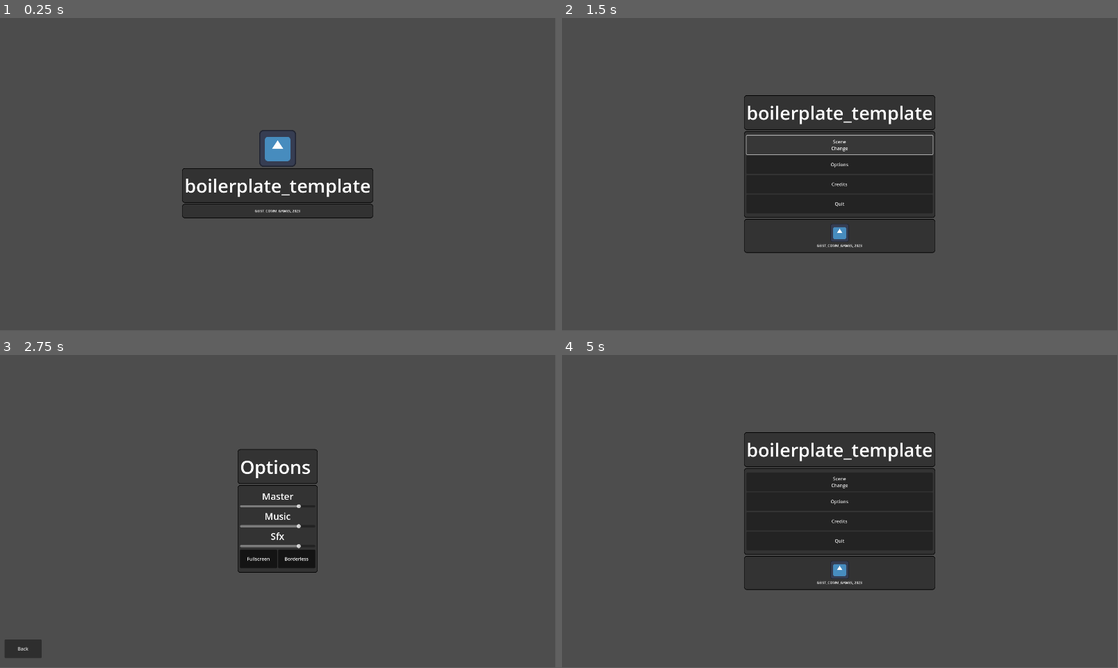
Above: before the commit, frames 1-4 (two rows, left to right).
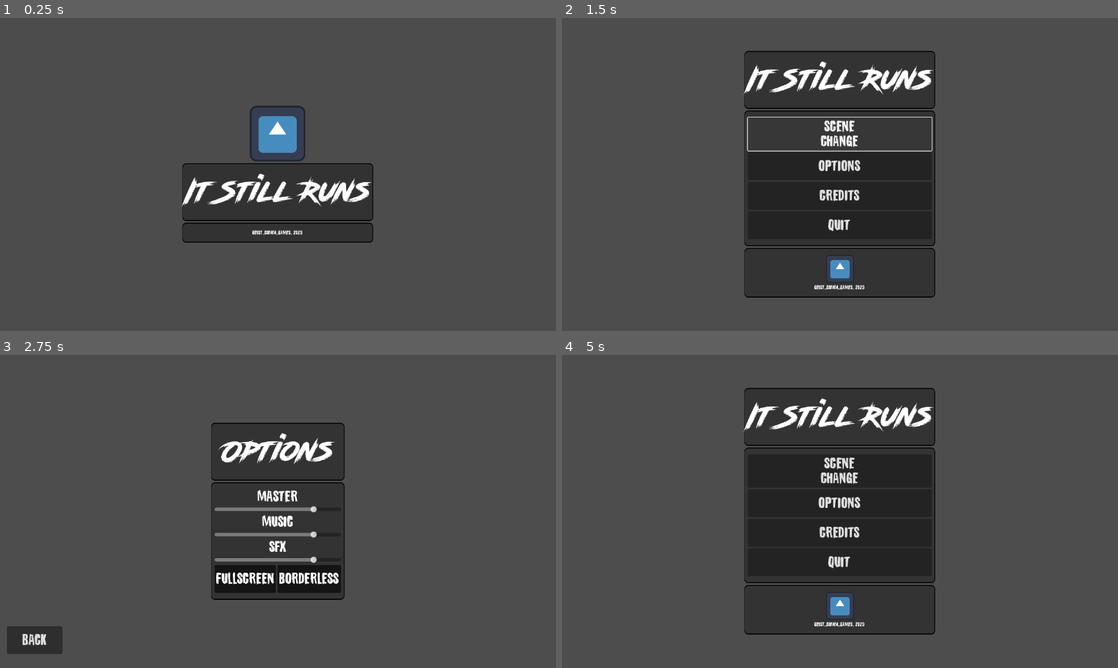
Above: after the commit, the same moments.

Repository: mperez68/wild-jam-89
Game: Godot game, scene res://main_scenes/menus/splash.tscn
The game is run twice, just before and just after one commit, with the same random seed, the same clock (stepped at 60 frames per second) and the same inputs. The engine's default icon, where the game draws it, is replaced by a stand-in: a white triangle on a blue panel in a dark square. Sound files missing from this copy of the repository are replaced by a short silence.
Inputs (mouse positions are in pixels of both pictures, inside the frame that each line leads up to):
- Up to frame 1 (0.25 s): no input
- Up to frame 2 (1.5 s): tap Enter at 0.5 s; move the mouse to (840, 212) at 0.52 s; hold Right (ui_right) 0.53-1.25 s; click (840, 212) at 0.67 s; click "Scene Change" at 1.25 s
- Up to frame 3 (2.75 s): click "Options" at 2 s
- Up to frame 4 (5 s): move the mouse to (728, 527) at 2.77 s; hold Down (ui_down) 2.78-3.5 s; click "Borderless" at 3.5 s; click "Back" at 4.25 s
In our replay, the window is 799x449 before the commit and 800x450 after it. These sizes can differ from the game's own. Grey fills any space a smaller window leaves; there, only what the larger window draws over its background counts as a difference.

The runs differ from the first frame. In frame 1, 5.7% of the frame differs, in the area x 32-68%, y 28-72%; in frame 2, 13%, in the area x 32-68%, y 10-90%; in frame 3, 11%; in frame 4, 12%.

Commit message:
ui tuning

Diff:
--- a/main_scenes/menus/credits_menu.tscn
+++ b/main_scenes/menus/credits_menu.tscn
@@ -48,6 +48,7 @@
 layout_mode = 2
 text = "Credits"
 label_settings = ExtResource("1_600bw")
+horizontal_alignment = 1
 
 [node name="CreditsPanel" type="PanelContainer" parent="MarginContainer/InnerMarginsContainer/CenterContainer/VBoxContainer"]
 layout_mode = 2
@@ -58,7 +59,7 @@
 [node name="RichTextLabel" type="RichTextLabel" parent="MarginContainer/InnerMarginsContainer/CenterContainer/VBoxContainer/CreditsPanel/OptionsContainer"]
 layout_mode = 2
 bbcode_enabled = true
-text = "[center]
+text = "[center][font_size=24]
 Made by Marc Perez ([url=https://linktr.ee/GEIST_COMM]GEIST_COMM_GAMES[/url])
 
 Tools Used:
@@ -67,7 +68,7 @@
 EastWest Sound Library
 Aseprite
 Tilesetter
-
+[/font_size]
 [/center]"
 fit_content = true
 
@@ -81,7 +82,7 @@
 layout_mode = 2
 size_flags_horizontal = 4
 bbcode_enabled = true
-text = "[center][font_size=12]GEIST_COMM_GAMES, 2025[/font_size][/center]"
+text = "[center][font_size=12]GEIST_COMM_GAMES, 2026[/font_size][/center]"
 fit_content = true
 autowrap_mode = 0
 horizontal_alignment = 1
--- a/main_scenes/menus/main_menu.tscn
+++ b/main_scenes/menus/main_menu.tscn
@@ -48,7 +48,7 @@
 
 [node name="TitleLabel" type="Label" parent="MarginContainer/InnerMarginsContainer/CenterContainer/VBoxContainer/TitleContainer"]
 layout_mode = 2
-text = "boilerplate_template"
+text = "It Still Runs"
 label_settings = ExtResource("2_ids5a")
 horizontal_alignment = 1
 vertical_alignment = 1
@@ -110,7 +110,7 @@
 layout_mode = 2
 size_flags_horizontal = 4
 bbcode_enabled = true
-text = "[center][font_size=12]GEIST_COMM_GAMES, 2025[/font_size][/center]"
+text = "[center][font_size=12]GEIST_COMM_GAMES, 2026[/font_size][/center]"
 fit_content = true
 autowrap_mode = 0
 script = ExtResource("8_yy0sh")
--- a/main_scenes/menus/options_menu.tscn
+++ b/main_scenes/menus/options_menu.tscn
@@ -47,6 +47,7 @@
 layout_mode = 2
 text = "Options"
 label_settings = ExtResource("1_c5csj")
+horizontal_alignment = 1
 
 [node name="OptionsPanel" type="PanelContainer" parent="MarginContainer/InnerMarginsContainer/CenterContainer/VBoxContainer"]
 layout_mode = 2
--- a/main_scenes/menus/splash.tscn
+++ b/main_scenes/menus/splash.tscn
@@ -56,7 +56,7 @@
 [node name="RichTextLabel" type="RichTextLabel" parent="CenterContainer/VBoxContainer/PanelContainer2"]
 layout_mode = 2
 bbcode_enabled = true
-text = "[center][font_size=12]GEIST_COMM_GAMES, 2025[/font_size][/center]"
+text = "[center][font_size=12]GEIST_COMM_GAMES, 2026[/font_size][/center]"
 fit_content = true
 autowrap_mode = 0
 script = ExtResource("4_3ehtj")
--- a/project.godot
+++ b/project.godot
@@ -10,7 +10,7 @@
 
 [application]
 
-config/name="boilerplate_template"
+config/name="It Still Runs"
 config/tags=PackedStringArray("framework")
 run/main_scene="uid://dlus41dea6h08"
 config/features=PackedStringArray("4.5", "Forward Plus")
@@ -25,5 +25,5 @@
 
 [display]
 
-window/size/viewport_width=1920
-window/size/viewport_height=1080
+window/size/viewport_width=1280
+window/size/viewport_height=720
--- a/resources/ui/header_settings.tres
+++ b/resources/ui/header_settings.tres
@@ -1,4 +1,7 @@
-[gd_resource type="LabelSettings" format=3 uid="uid://x6yphufd1ppd"]
+[gd_resource type="LabelSettings" load_steps=2 format=3 uid="uid://x6yphufd1ppd"]
+
+[ext_resource type="FontFile" uid="uid://cnrikuml5gnmp" path="res://assets/fonts/Road_Rage.otf" id="1_iwxya"]
 
 [resource]
+font = ExtResource("1_iwxya")
 font_size = 64
--- a/resources/ui/menu_theme.tres
+++ b/resources/ui/menu_theme.tres
@@ -1,4 +1,6 @@
-[gd_resource type="Theme" load_steps=2 format=3 uid="uid://dxyu51du6xt8k"]
+[gd_resource type="Theme" load_steps=3 format=3 uid="uid://dxyu51du6xt8k"]
+
+[ext_resource type="FontFile" uid="uid://g8p66mqlboqp" path="res://assets/fonts/Destroy Yourself.ttf" id="1_6x7we"]
 
 [sub_resource type="StyleBoxFlat" id="StyleBoxFlat_5bs8b"]
 content_margin_left = 8.0
@@ -17,6 +19,8 @@
 corner_radius_bottom_left = 8
 
 [resource]
+default_font = ExtResource("1_6x7we")
+default_font_size = 32
 MarginContainer/constants/margin_bottom = 32
 MarginContainer/constants/margin_left = 16
 MarginContainer/constants/margin_right = 16
--- a/ui/scripts/title_label.gd
+++ b/ui/scripts/title_label.gd
@@ -4,7 +4,7 @@
 
 # ENGINE
 func _ready():
-	text = ProjectSettings.get_setting("application/config/name").replace(" ", "\n")
+	text = ProjectSettings.get_setting("application/config/name")#.replace(" ", "\n")
 
 
 # PUBLIC
Binary file added: assets/fonts/Apocalypse Grunge.ttf
Not shown, added: assets/fonts/Apocalypse Grunge.ttf.import
Binary file added: assets/fonts/Destroy Yourself.ttf
Not shown, added: assets/fonts/Destroy Yourself.ttf.import
Binary file added: assets/fonts/Road_Rage.otf
Not shown, added: assets/fonts/Road_Rage.otf.import
Binary file added: assets/source/the-floor-is-lava-1x.png
Not shown, added: assets/source/the-floor-is-lava-1x.png.import
Binary file added: assets/sprites/characters.png
Not shown, added: assets/sprites/characters.png.import
Binary file added: assets/sprites/elements.png
Not shown, added: assets/sprites/elements.png.import
(and 12 more such lines)
